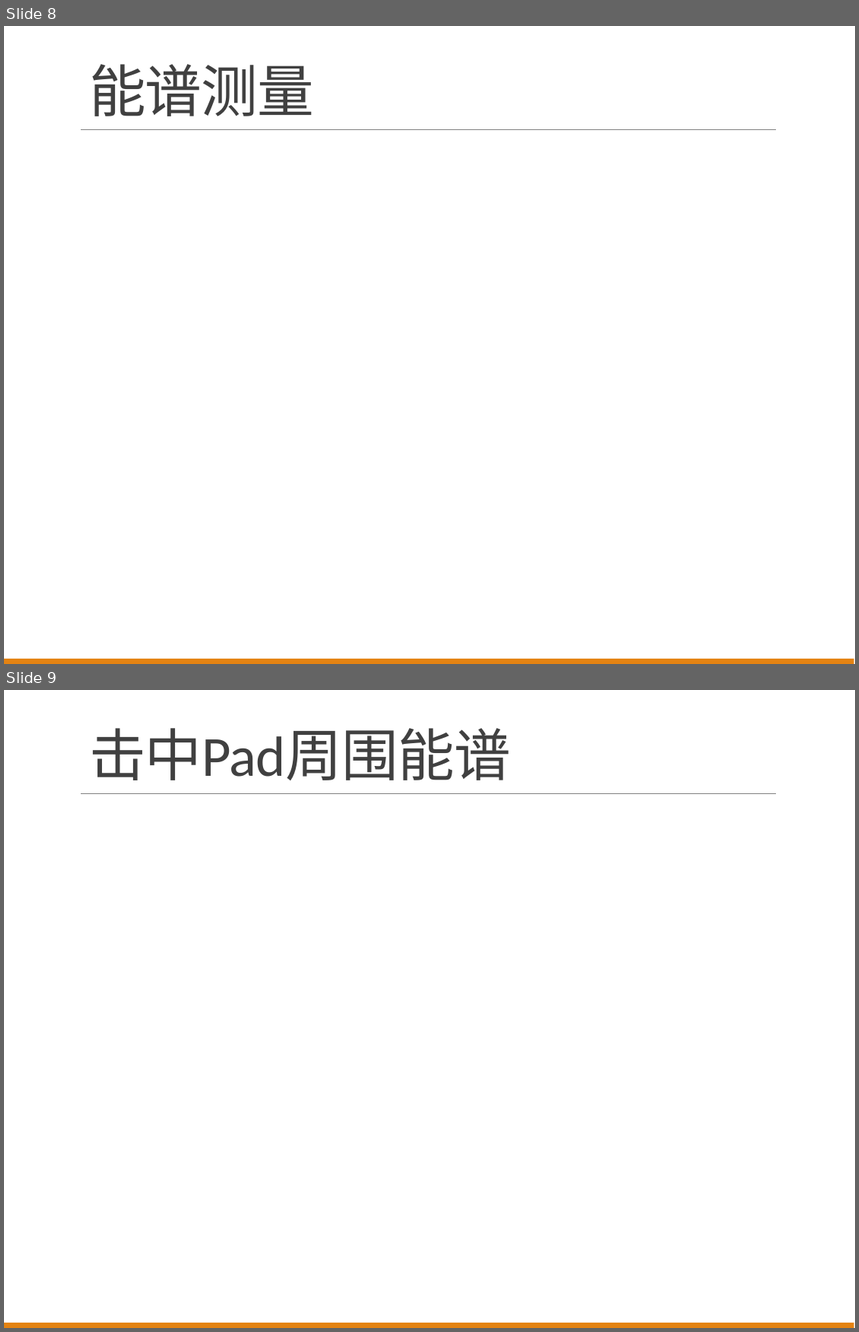
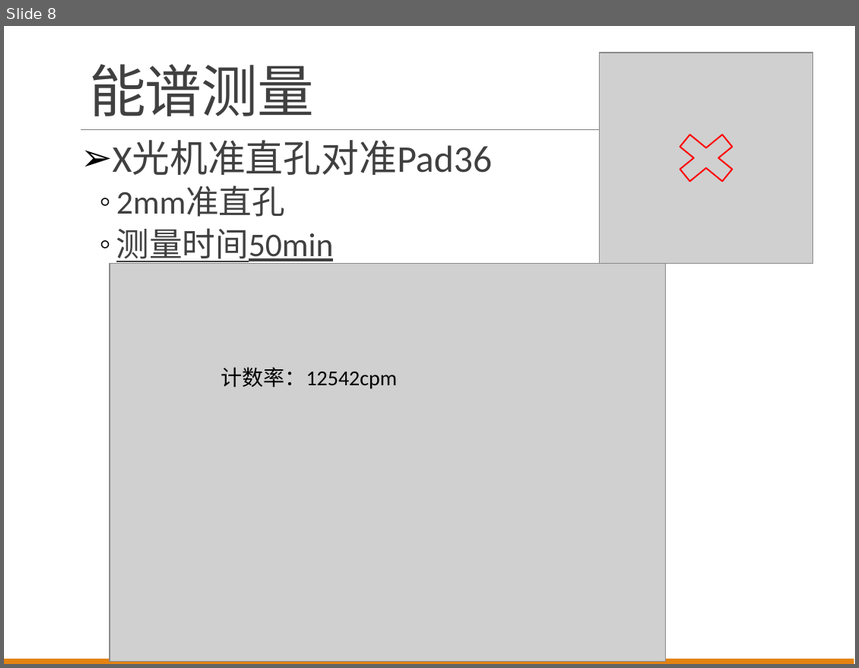
Before and after one commit to wyu0725/SDHCAL_DAQ, a slide deck: Slides/SDHCAL_Report_20170621.pptx. Shown one above the other, each under a label of ours: slides 8 and 9 before the commit, slide 8 after it. The pictures are 859x1332 and 859x668 pixels, drawn with LibreOffice and Linux fonts; fonts in the diff are those of the drawing; grey boxes stand for pictures. Boxes give left, top, right and bottom in pixels: in the first picture for what was removed or moved away, otherwise in the second. Text is boxed around its words. In the diff, an @@ line names an element or a change of style, - is before the commit and + after.

```diff
--- a/Slides/SDHCAL_Report_20170621.pptx
+++ b/Slides/SDHCAL_Report_20170621.pptx
@@ slide 9 removed at box(4, 690, 855, 1328), background #FFFFFF; not listed: 2 template elements that a slide beside it also shows @@
@@ title removed at box(89, 728, 511, 780) @@
-击中Pad周围能谱
@@ slide 8 changed as well @@
@@ picture added at box(600, 53, 813, 263) @@
@@ cross added at box(665, 125, 747, 191), outline #FF0000 1.25 pt @@
@@ text added at box(113, 141, 493, 265), 28 pt, text #404040 @@
+➢ X光机准直孔对准Pad36
+  ◦ 2mm准直孔
+  ◦ 测量时间50min
@@ picture added at box(110, 263, 665, 662) @@
@@ text added at box(221, 367, 398, 389), 18 pt, text #000000 @@
+计数率：12542cpm
```
Also in this commit, not shown: 8 other slides changed, 3 slides added.
